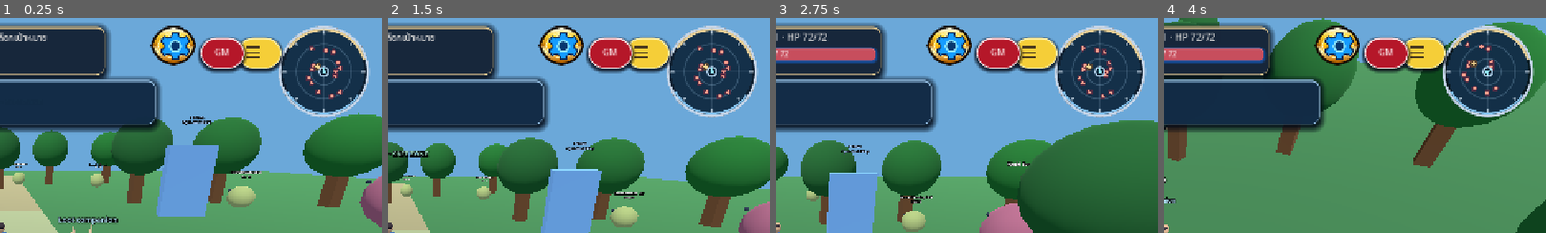
Above: before the commit, frames 1-4 (left to right).
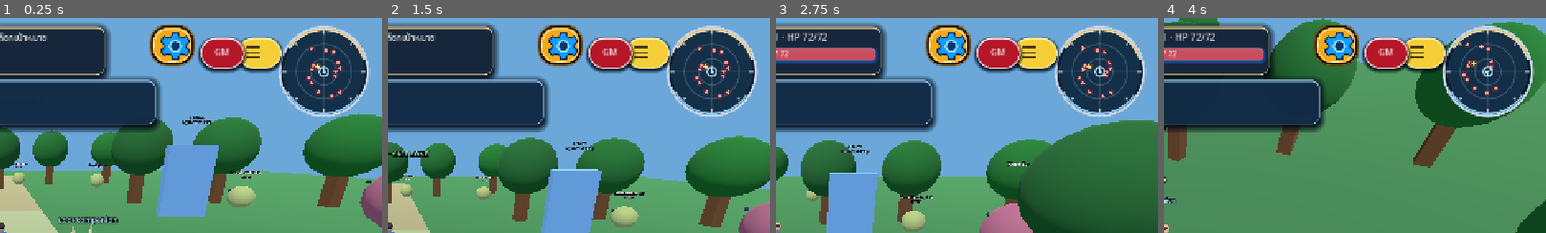
Above: after the commit, the same moments.

Repository: redfullmoon209-debug/NexTgenLeo
Game: Godot game, scene res://scenes/main.tscn
Two runs of this game, one before a commit and one after it. Both use one fixed random seed, a clock stepped at 60 frames per second and the inputs below.
Inputs (mouse positions are % of the whole screen's width and height, from its top left):
- Up to frame 1 (0.25 s): no input
- Up to frame 2 (1.5 s): click (72, 6) at 0.5 s; click "กระโดด" at 1.25 s
- Up to frame 3 (2.75 s): tap Enter at 2 s; move the mouse to (72, 45) at 2.02 s; hold D from 2.03 s (still down); tap Tab at 2.1 s; click (72, 45) at 2.17 s; tap Space at 2.27 s
- Up to frame 4 (4 s): release D at 2.75 s; drag from (30, 55) to (45, 70) at 2.77 s; move the mouse to (60, 28) at 3.52 s; hold D from 3.53 s (still down); tap 1 at 3.6 s; click (60, 28) at 3.67 s
The pictures show only the part of the screen within x 50-100%, y 0-50%; the shares and areas given below are measured in that part.

The runs differ from the first frame. In frame 1, 1.3% of the frame differs, in the area x 39-52%, y 3-24%; in frame 2, 1.3%; in frame 3, 1.3%; in frame 4, 1.2%.

Commit message:
Fix Settings dropdown state references and use reliable independently layered Godot gold frames

Diff:
--- a/scripts/settings_rich_menu.gd
+++ b/scripts/settings_rich_menu.gd
@@ -5,6 +5,8 @@
 const ICON_FILES := ["graphics", "audio", "controls", "hud", "auto_hunt", "auto_potion", "notifications", "language", "security", "exit"]
 var panel: PanelContainer
 var toggle: Button
+var header_title: Label
+var header_arrow: Label
 var list: VBoxContainer
 
 func _ready() -> void:
@@ -40,7 +42,7 @@
 	gear.stretch_mode = TextureRect.STRETCH_KEEP_ASPECT_CENTERED
 	gear.mouse_filter = Control.MOUSE_FILTER_IGNORE
 	header_content.add_child(gear)
-	var header_title := Label.new()
+	header_title = Label.new()
 	header_title.text = "ตั้งค่าเกม"
 	header_title.size_flags_horizontal = Control.SIZE_EXPAND_FILL
 	header_title.vertical_alignment = VERTICAL_ALIGNMENT_CENTER
@@ -49,15 +51,15 @@
 	header_title.add_theme_color_override("font_outline_color", Color.BLACK)
 	header_title.add_theme_constant_override("outline_size", 5)
 	header_content.add_child(header_title)
-	var chevron := Label.new()
-	chevron.name = "Chevron"
-	chevron.text = "⌄"
-	chevron.vertical_alignment = VERTICAL_ALIGNMENT_CENTER
-	chevron.add_theme_font_size_override("font_size", 28)
-	chevron.add_theme_color_override("font_color", Color.WHITE)
-	chevron.add_theme_color_override("font_outline_color", Color.BLACK)
-	chevron.add_theme_constant_override("outline_size", 4)
-	header_content.add_child(chevron)
+	header_arrow = Label.new()
+	header_arrow.name = "Chevron"
+	header_arrow.text = "⌄"
+	header_arrow.vertical_alignment = VERTICAL_ALIGNMENT_CENTER
+	header_arrow.add_theme_font_size_override("font_size", 28)
+	header_arrow.add_theme_color_override("font_color", Color.WHITE)
+	header_arrow.add_theme_color_override("font_outline_color", Color.BLACK)
+	header_arrow.add_theme_constant_override("outline_size", 4)
+	header_content.add_child(header_arrow)
 	panel = PanelContainer.new()
 	panel.anchor_left = 1.0
 	panel.anchor_right = 1.0
@@ -81,25 +83,56 @@
 		_add_row(i)
 	panel.visible = false
 	header_title.hide()
-	chevron.hide()
+	header_arrow.hide()
 	get_viewport().size_changed.connect(_responsive)
 	_responsive()
 
 func _decorate_button(button: Button) -> void:
-	# Each layer is a standalone Godot node. No cropping of a composite preview.
+	# Four real independent Godot elements, with reliable rendering on web/mobile:
+	# Background Panel, Frame Panel, Icon TextureRect, editable Thai Label.
 	for state in ["normal", "hover", "pressed", "disabled", "focus"]:
 		button.add_theme_stylebox_override(state, StyleBoxEmpty.new())
-	for asset in ["background", "base_frame"]:
-		var layer_rect := NinePatchRect.new()
-		layer_rect.name = "Layer_" + asset
-		layer_rect.texture = load("res://assets/ui/settings/layers/%s.svg" % asset)
-		layer_rect.patch_margin_left = 38
-		layer_rect.patch_margin_right = 38
-		layer_rect.patch_margin_top = 30
-		layer_rect.patch_margin_bottom = 30
-		layer_rect.mouse_filter = Control.MOUSE_FILTER_IGNORE
-		button.add_child(layer_rect)
-		layer_rect.set_anchors_and_offsets_preset(Control.PRESET_FULL_RECT)
+	var background := Panel.new()
+	background.name = "Layer_background"
+	background.mouse_filter = Control.MOUSE_FILTER_IGNORE
+	var fill := StyleBoxFlat.new()
+	fill.bg_color = Color("#F5A918")
+	fill.set_corner_radius_all(26)
+	fill.shadow_color = Color("#4B2608A0")
+	fill.shadow_size = 3
+	background.add_theme_stylebox_override("panel", fill)
+	button.add_child(background)
+	background.set_anchors_and_offsets_preset(Control.PRESET_FULL_RECT)
+	var frame := Panel.new()
+	frame.name = "Layer_base_frame"
+	frame.mouse_filter = Control.MOUSE_FILTER_IGNORE
+	var trim := StyleBoxFlat.new()
+	trim.bg_color = Color.TRANSPARENT
+	trim.border_color = Color("#201007")
+	trim.set_border_width_all(4)
+	trim.set_corner_radius_all(26)
+	frame.add_theme_stylebox_override("panel", trim)
+	button.add_child(frame)
+	frame.set_anchors_and_offsets_preset(Control.PRESET_FULL_RECT)
+	# Beveled gold inner border and light top band are independent visual accents.
+	var shine := Panel.new()
+	shine.name = "Layer_gold_highlight"
+	shine.mouse_filter = Control.MOUSE_FILTER_IGNORE
+	var shine_style := StyleBoxFlat.new()
+	shine_style.bg_color = Color.TRANSPARENT
+	shine_style.border_color = Color("#FFF1A0")
+	shine_style.border_width_top = 2
+	shine_style.border_width_left = 1
+	shine_style.border_width_right = 1
+	shine_style.border_width_bottom = 1
+	shine_style.set_corner_radius_all(23)
+	shine.add_theme_stylebox_override("panel", shine_style)
+	button.add_child(shine)
+	shine.set_anchors_and_offsets_preset(Control.PRESET_FULL_RECT)
+	shine.offset_left = 5
+	shine.offset_right = -5
+	shine.offset_top = 5
+	shine.offset_bottom = -5
 
 func _panel_style() -> StyleBoxFlat:
 	var s := StyleBoxFlat.new()
@@ -156,13 +189,18 @@
 
 func _toggle() -> void:
 	panel.visible = not panel.visible
-	var header_content := toggle.get_node("HBoxContainer") as HBoxContainer
-	var header_title := header_content.get_child(1) as Label
-	var chevron := header_content.get_node("Chevron") as Label
 	header_title.visible = panel.visible
-	chevron.visible = panel.visible
-	chevron.text = "⌃" if panel.visible else "⌄"
+	header_arrow.visible = panel.visible
+	header_arrow.text = "⌃" if panel.visible else "⌄"
 	_responsive()
+
+func _update_web_diagnostics() -> void:
+	if not OS.has_feature("web"):
+		return
+	var r := toggle.get_global_rect()
+	var p := panel.get_global_rect()
+	var data := {"open": panel.visible, "header": [r.position.x, r.position.y, r.size.x, r.size.y], "panel": [p.position.x, p.position.y, p.size.x, p.size.y], "rows": list.get_child_count()}
+	JavaScriptBridge.eval("window.leoSettingsRich = " + JSON.stringify(data), true)
 
 func _responsive() -> void:
 	var viewport_size := get_viewport().get_visible_rect().size
@@ -189,3 +227,4 @@
 	panel.offset_right = open_right
 	panel.offset_top = menu_top + header_height + 4.0
 	panel.offset_bottom = minf(viewport_size.y - 8.0, menu_top + header_height + 4.0 + 10.0 * 64.0 + 22.0)
+	_update_web_diagnostics()
